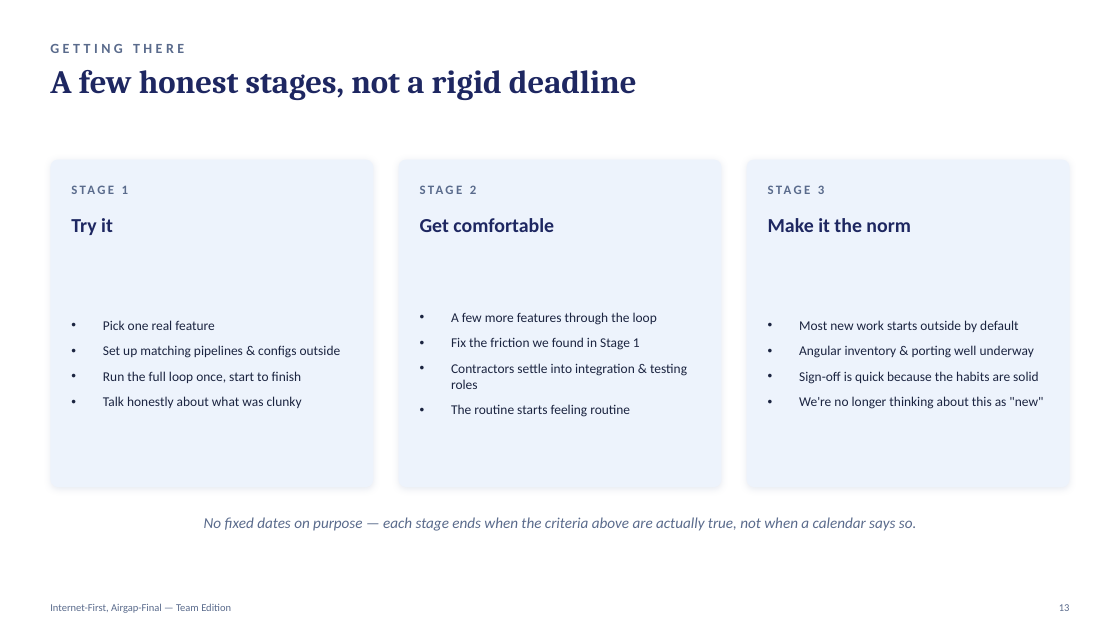
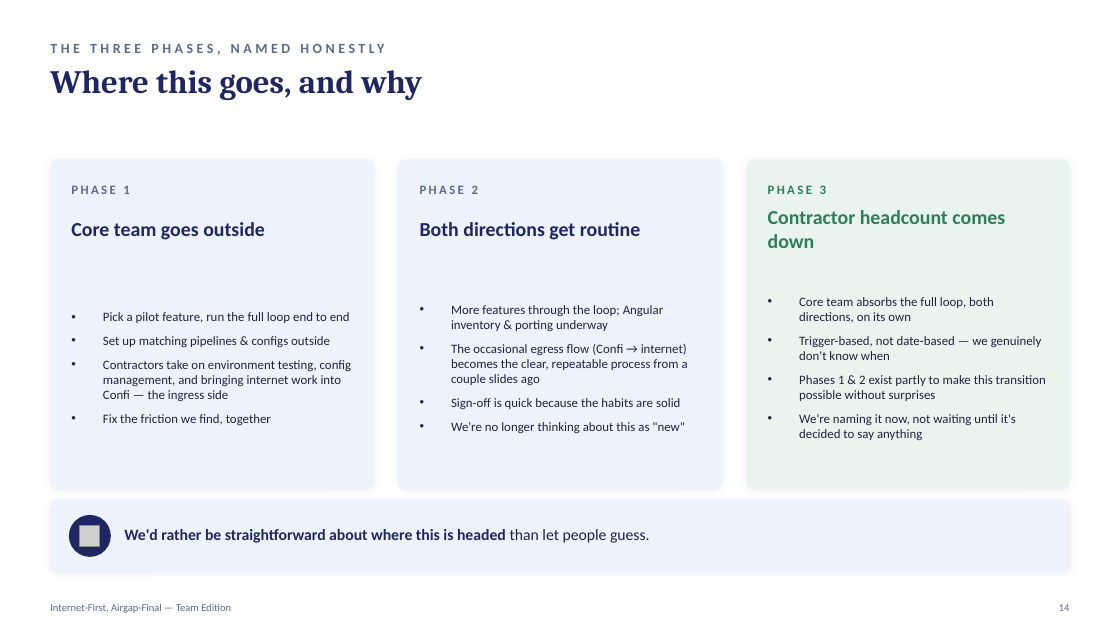
Before and after one commit to altiusx/code-desensitizer-for-airgap, a slide deck: slide 14 of docs/internet-first-team-edition.pptx (slide 13 before the commit). Drawn at 1120x630 pixels with LibreOffice and Linux fonts; fonts in the diff are those of the drawing; grey boxes stand for pictures. Boxes give left, top, right and bottom in pixels: in the first picture for what was removed or moved away, otherwise in the second. Text is boxed around its words. In the diff, an @@ line names an element or a change of style, - is before the commit and + after.

```diff
--- a/docs/internet-first-team-edition.pptx
+++ b/docs/internet-first-team-edition.pptx
@@ text at (x1=50, y1=44, x2=184, y2=53): text changed @@
-GETTING THERE
+THE THREE PHASES, NAMED HONESTLY
@@ text at (x1=50, y1=70, x2=422, y2=100): text changed @@
-A few honest stages, not a rigid deadline
+Where this goes, and why
@@ rounded rectangle at (x1=747, y1=160, x2=1070, y2=487): fill #EDF3FC to #EAF4EF @@
@@ text at (x1=71, y1=185, x2=129, y2=194): text changed @@
-STAGE 1
+PHASE 1
@@ text at (x1=420, y1=185, x2=478, y2=194): text changed @@
-STAGE 2
+PHASE 2
@@ text at (x1=768, y1=185, x2=826, y2=194): text changed; text colour #5A6B8C to #2E7D5B @@
-STAGE 3
+PHASE 3
@@ text at (x1=71, y1=222, x2=265, y2=240): text changed @@
-Try it
+Core team goes outside
@@ text at (x1=420, y1=222, x2=640, y2=240): text changed @@
-Get comfortable
+Both directions get routine
@@ text at (x1=768, y1=210, x2=1005, y2=248): text changed; text colour #1E2761 to #2E7D5B @@
-Make it the norm
+Contractor headcount comes down
@@ text "Pick a pilot feature, run ..." moved from (x1=103, y1=320, x2=341, y2=408) to (x1=103, y1=312, x2=352, y2=425) @@
@@ text at (x1=799, y1=297, x2=1046, y2=440): text changed; size 11.5 to 11 pt @@
-• Most new work starts outside by default
-• Angular inventory & porting well underway
-• Sign-off is quick because the habits are solid
-• We're no longer thinking about this as "new"
+• Core team absorbs the full loop, both directions, on its own
+• Trigger-based, not date-based — we genuinely don't know when
+• Phases 1 & 2 exist partly to make this transition possible without surprises
+• We're naming it now, not waiting until it's decided to say anything
@@ text at (x1=103, y1=312, x2=350, y2=323): text changed; size 11.5 to 11 pt @@
-• Pick one real feature
+• Pick a pilot feature, run the full loop end to end
@@ text at (x1=451, y1=305, x2=688, y2=433): text changed; size 11.5 to 11 pt @@
-• A few more features through the loop
-• Fix the friction we found in Stage 1
-• Contractors settle into integration & testing roles
-• The routine starts feeling routine
+• More features through the loop; Angular inventory & porting underway
+• The occasional egress flow (Confi → internet) becomes the clear, repeatable process from a couple slides ago
+• Sign-off is quick because the habits are solid
+• We're no longer thinking about this as "new"
@@ text at (x1=103, y1=336, x2=330, y2=347): size 11.5 to 11 pt in "Set up matching pipelines & configs outside"; less space between paragraphs @@
@@ text at (x1=103, y1=360, x2=352, y2=425): text changed; size 11.5 to 11 pt @@
-• Run the full loop once, start to finish
-• Talk honestly about what was clunky
+• Contractors take on environment testing, config management, and bringing internet work into Confi — the ingress side
+• Fix the friction we find, together
@@ rounded rectangle resized from (x1=204, y1=517, x2=916, y2=531) to (x1=50, y1=500, x2=1070, y2=571) @@
@@ rounded rectangle at (x1=50, y1=500, x2=1070, y2=571): fill none to #EDF3FC; shadow on @@
@@ ellipse added at (x1=69, y1=515, x2=111, y2=557), fill #1E2761 @@
@@ picture added at (x1=80, y1=526, x2=100, y2=546) @@
@@ text added at (x1=124, y1=529, x2=650, y2=543), 13.5 pt, text #1E2761, bold @@
+We'd rather be straightforward about where this is headed than let people guess.
@@ text in rounded rectangle at (x1=204, y1=517, x2=916, y2=531): text removed @@
-No fixed dates on purpose — each stage ends when the criteria above are actually true, not when a calendar says so.
@@ text at (x1=1059, y1=604, x2=1070, y2=611): text changed @@
-13
+14
```
Also in this commit, not shown: 8 other slides changed, 1 slide added, 1 other file.
